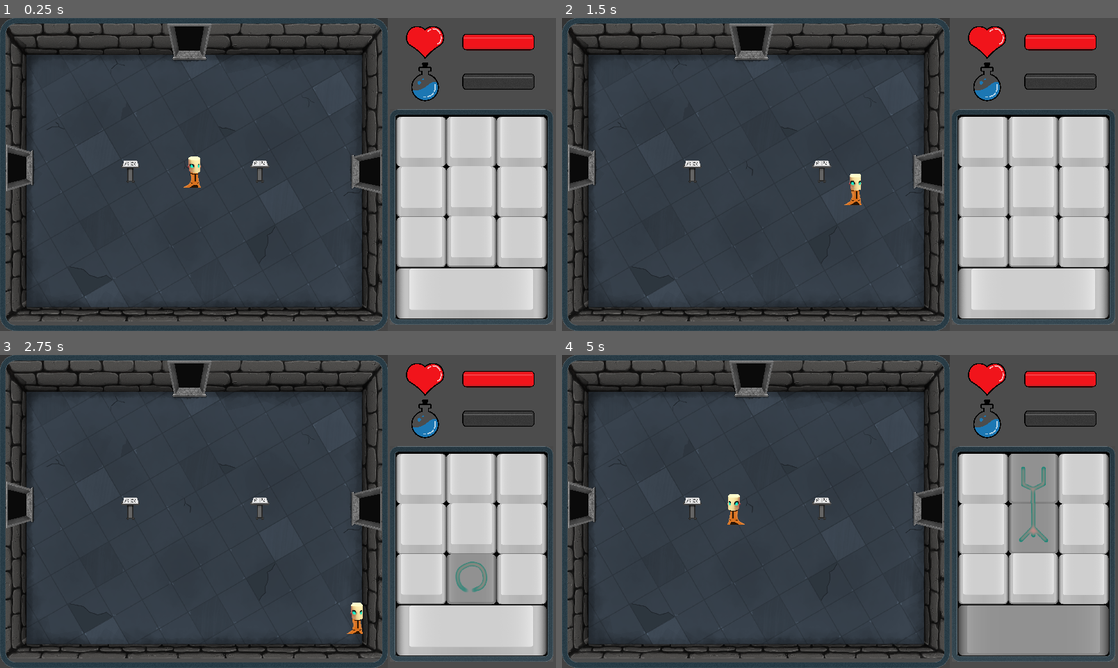
Above: before the commit, frames 1-4 (two rows, left to right).
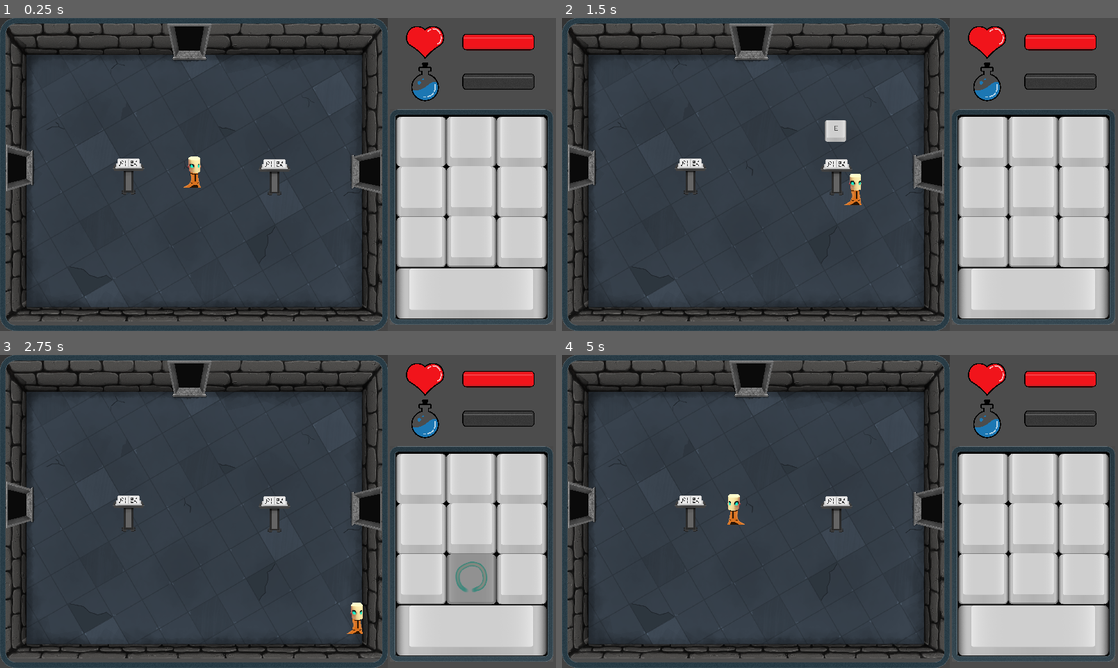
Above: after the commit, the same moments.

Repository: m-at-FNSPE/fitgamejam-team10
Game: Godot game, scene res://Main.tscn
Two runs of this game, one before a commit and one after it. Both use one fixed random seed, a clock stepped at 60 frames per second and the inputs below.
Inputs:
- Up to frame 1 (0.25 s): no input
- Up to frame 2 (1.5 s): tap Enter at 0.5 s; hold D (movement_right) 0.53-1.28 s; tap Space (rune_confirm) at 0.6 s; tap E (interact, bound only after the commit) at 0.8, 1.35 s; hold S (movement_down) from 1.28 s (still down)
- Up to frame 3 (2.75 s): tap Space (rune_confirm) at 1.55 s; release S (movement_down) at 2.03 s; hold D (movement_right) from 2.03 s (still down); tap M (rune_bottom_mid) at 2.1 s; tap E (interact, bound only after the commit) at 2.3 s
- Up to frame 4 (5 s): release D (movement_right) at 2.78 s; hold W (movement_up) 2.78-3.53 s; tap Space (rune_confirm) at 2.85, 4.55 s; hold A (movement_left) from 3.53 s (still down); tap J (rune_mid_mid) at 3.6 s; tap E (interact, bound only after the commit) at 3.8 s; tap U (rune_top_mid) at 4.35 s

The runs differ from the first frame. In frame 1, 0.5% of the frame differs, in the area x 20-53%, y 44-57%; in frame 2, 0.8%; in frame 3, 0.5%; in frame 4, 7.5%, in the area x 20-98%, y 31-96%.

Commit message:
Added lactern

Diff:
--- a/DungeonGeneration/Room.gd
+++ b/DungeonGeneration/Room.gd
@@ -11,6 +11,8 @@
 
 export (PackedScene) var RockScene = preload("res://BigClutter/Rock.tscn")
 export (PackedScene) var LampScene = preload("res://BigClutter/LampPost.tscn")
+
+export (PackedScene) var Lactern = preload("res://Pedastal/Pedastal.tscn")
 
 const map_size = Vector2(4,4) # from 0 to the value including
 
@@ -25,6 +27,8 @@
 
 var possible_enemies
 var possible_walls
+
+var random_book_seed
 
 var leavable = true
 
@@ -55,16 +59,14 @@
 
 	generate_room()
 
+	random_book_seed = randi()
+
 	possible_enemies = [SlimeScene, SkullScene]
 	possible_walls = [RockScene, LampScene]
 
-func disable_prefabs():
-	for i in $PREFABS.get_children():
-		i.hide()
-		i.set_process(false)
+
 
 func generate_room():
-	disable_prefabs()
 
 	for i in $BigClutter.get_children():
 		i.queue_free()
@@ -124,8 +126,16 @@
 
 
 func generate_start_room():
-	$PREFABS/START.show()
-	$PREFABS/START.set_process(true)
+	var lac1 = Lactern.instance()
+	var lac2 = Lactern.instance()
+	lac1.position = $PREFABS/START/Left.position
+	lac2.position = $PREFABS/START/Right.position
+	$BigClutter.call_deferred("add_child", lac1)
+	$BigClutter.call_deferred("add_child", lac2)
+	yield(get_tree().create_timer(0.1), "timeout")  # Technically wrong but its fine
+	lac1.left_spawn()
+	lac2.right_spawn()
+
 
 
 func generate_boss_room():
@@ -133,8 +143,11 @@
 
 
 func generate_lactern_room():
-	$PREFABS/LACTERN.show()
-	$PREFABS/LACTERN.set_process(true)
+	var lac = Lactern.instance()
+	lac.position = $PREFABS/LACTERN/Position2D.position
+	$BigClutter.call_deferred("add_child", lac)
+	yield(get_tree().create_timer(0.1), "timeout")
+	lac.pick(random_book_seed)
 
 func add_doors():
 	leavable = false
--- a/DungeonGeneration/Room.tscn
+++ b/DungeonGeneration/Room.tscn
@@ -1,9 +1,8 @@
-[gd_scene load_steps=14 format=2]
+[gd_scene load_steps=13 format=2]
 
 [ext_resource path="res://Assets/Room/Room01.png" type="Texture" id=1]
 [ext_resource path="res://DungeonGeneration/Room.gd" type="Script" id=2]
 [ext_resource path="res://RuneTablet/debugUI.png" type="Texture" id=3]
-[ext_resource path="res://Pedastal/Pedastal.tscn" type="PackedScene" id=4]
 [ext_resource path="res://DoorSpriteFrames.tres" type="SpriteFrames" id=5]
 
 [sub_resource type="RectangleShape2D" id=1]
@@ -86,16 +85,16 @@
 
 [node name="LACTERN" type="Node2D" parent="PREFABS"]
 
-[node name="Pedastal" parent="PREFABS/LACTERN" instance=ExtResource( 4 )]
-position = Vector2( 687, 534 )
+[node name="Position2D" type="Position2D" parent="PREFABS/LACTERN"]
+position = Vector2( 691, 545 )
 
 [node name="START" type="Node2D" parent="PREFABS"]
 
-[node name="Pedastal" parent="PREFABS/START" instance=ExtResource( 4 )]
-position = Vector2( 459, 527 )
-
-[node name="Pedastal2" parent="PREFABS/START" instance=ExtResource( 4 )]
-position = Vector2( 906, 526 )
+[node name="Left" type="Position2D" parent="PREFABS/START"]
+position = Vector2( 451, 545 )
+
+[node name="Right" type="Position2D" parent="PREFABS/START"]
+position = Vector2( 955, 548 )
 
 [node name="Doors" type="Node2D" parent="."]
 __meta__ = {
--- a/Pedastal/Pedastal.gd
+++ b/Pedastal/Pedastal.gd
@@ -2,15 +2,60 @@
 
 
 # Declare member variables here. Examples:
-# var a = 2
-# var b = "text"
+var earth = preload("res://Assets/UI/Tutorial/UI_Tutorial_EarthSlash.png")
+var water = preload("res://Assets/UI/Tutorial/UI_Tutorial_WaterSlash.png")
+var air = preload("res://Assets/UI/Tutorial/UI_Tutorial_AirSlash.png")
+var fire = preload("res://Assets/UI/Tutorial/UI_Tutorial_FireSlash.png")
+var heal = preload("res://Assets/UI/Tutorial/UI_Tutorial_HealingSpell.png")
+var nulli = preload("res://Assets/UI/Tutorial/UI_Tutorial_Nullification.png")
+
+
+var player
+
+var possible_tutorials = [water, air, fire, heal]
 
 
 # Called when the node enters the scene tree for the first time.
 func _ready():
-	pass # Replace with function body.
-
+	$AnimationPlayer.play("bounce")
+	$Hint.hide()
+	$Node/Content.texture = possible_tutorials[randi() % possible_tutorials.size()]
+	$Node/Content.hide()
 
 # Called every frame. 'delta' is the elapsed time since the previous frame.
 #func _process(delta):
 #	pass
+
+
+func _on_Pedastal_body_entered(body):
+	if body.has_method("dummy_method_only_player_has"):
+		$Hint.show()
+
+		if player == null:
+			player = body
+
+
+
+func _on_Pedastal_body_exited(body):
+	if body.has_method("dummy_method_only_player_has"):
+		$Hint.hide()
+
+
+func _unhandled_input(event):
+	if player == null:
+		return
+
+	if Input.is_action_just_pressed("interact") and overlaps_body(player):
+		$Node/Content.show()
+	if Input.is_action_just_released("interact"):
+		$Node/Content.hide()
+
+
+func left_spawn():
+	$Node/Content.texture = earth
+
+func right_spawn():
+	$Node/Content.texture = nulli
+
+func pick(i):
+	$Node/Content.texture = possible_tutorials[i % possible_tutorials.size()]
--- a/Pedastal/Pedastal.tscn
+++ b/Pedastal/Pedastal.tscn
@@ -1,19 +1,69 @@
-[gd_scene load_steps=4 format=2]
+[gd_scene load_steps=7 format=2]
 
 [ext_resource path="res://Assets/Props/BookStand.png" type="Texture" id=1]
 [ext_resource path="res://Pedastal/Pedastal.gd" type="Script" id=2]
+[ext_resource path="res://Assets/UI/Keyboard/SingleButton_E.png" type="Texture" id=3]
+[ext_resource path="res://Assets/UI/Tutorial/UI_Tutorial_WaterSlash.png" type="Texture" id=4]
 
 [sub_resource type="CircleShape2D" id=1]
-radius = 281.064
+radius = 429.29
+
+[sub_resource type="Animation" id=2]
+resource_name = "bounce"
+length = 2.0
+loop = true
+tracks/0/type = "value"
+tracks/0/path = NodePath("Hint:position")
+tracks/0/interp = 1
+tracks/0/loop_wrap = true
+tracks/0/imported = false
+tracks/0/enabled = true
+tracks/0/keys = {
+"times": PoolRealArray( 0, 0.9 ),
+"transitions": PoolRealArray( 1, 1 ),
+"update": 0,
+"values": [ Vector2( -3.15518, -542.691 ), Vector2( -9.46554, -470.122 ) ]
+}
+tracks/1/type = "value"
+tracks/1/path = NodePath("Hint:scale")
+tracks/1/interp = 1
+tracks/1/loop_wrap = true
+tracks/1/imported = false
+tracks/1/enabled = true
+tracks/1/keys = {
+"times": PoolRealArray( 0, 0.9 ),
+"transitions": PoolRealArray( 1, 1 ),
+"update": 0,
+"values": [ Vector2( 1, 1 ), Vector2( 0.808123, 0.808123 ) ]
+}
 
 [node name="Pedastal" type="Area2D"]
 scale = Vector2( 0.316939, 0.316939 )
 script = ExtResource( 2 )
 
-[node name="Sprite" type="Sprite" parent="."]
-position = Vector2( -2.00001, 2.29999 )
-scale = Vector2( 6.37328, 6.37328 )
+[node name="Node" type="Node" parent="."]
+
+[node name="Content" type="Sprite" parent="Node"]
+position = Vector2( 680, 517 )
+scale = Vector2( 0.692094, 0.692094 )
+z_index = 100
+texture = ExtResource( 4 )
+
+[node name="Pedastal" type="Sprite" parent="."]
+position = Vector2( 3.15518, -3.15518 )
+scale = Vector2( 10.391, 10.391 )
 texture = ExtResource( 1 )
 
 [node name="CollisionShape2D" type="CollisionShape2D" parent="."]
 shape = SubResource( 1 )
+
+[node name="Hint" type="Sprite" parent="."]
+position = Vector2( -9.33049, -471.675 )
+scale = Vector2( 0.81223, 0.81223 )
+texture = ExtResource( 3 )
+
+[node name="AnimationPlayer" type="AnimationPlayer" parent="."]
+anims/bounce = SubResource( 2 )
+
+[connection signal="body_entered" from="." to="." method="_on_Pedastal_body_entered"]
+[connection signal="body_exited" from="." to="." method="_on_Pedastal_body_exited"]
--- a/Player/Player.gd
+++ b/Player/Player.gd
@@ -128,6 +128,9 @@
 		velocity = Vector2.ZERO
 	move_and_slide(velocity)
 
+func dummy_method_only_player_has():
+	pass
+
 func on_door_move(x, y):
 	position = position + Vector2(x,y)
 
--- a/RuneTablet/RuneTablet.gd
+++ b/RuneTablet/RuneTablet.gd
@@ -116,7 +116,7 @@
 		emit_signal("rune_casted", rune_number())
 		$space.hide()
 		processing_input = false
-		yield(get_tree().create_timer(0.5), "timeout")
+		yield(get_tree().create_timer(0.2), "timeout")
 		processing_input = true
 		reset_state()
 
--- a/project.godot
+++ b/project.godot
@@ -135,6 +135,11 @@
 "events": [ Object(InputEventMouseButton,"resource_local_to_scene":false,"resource_name":"","device":0,"alt":false,"shi …(212 unchanged characters)…
  ]
 }
+interact={
+"deadzone": 0.5,
+"events": [ Object(InputEventKey,"resource_local_to_scene":false,"resource_name":"","device":0,"alt":false,"shift":false,"control":false,"meta":false,"command":false,"pressed":false,"scancode":69,"physical_scancode":0,"unicode":0,"echo":false,"script":null)
+ ]
+}
 
 [layer_names]
 
